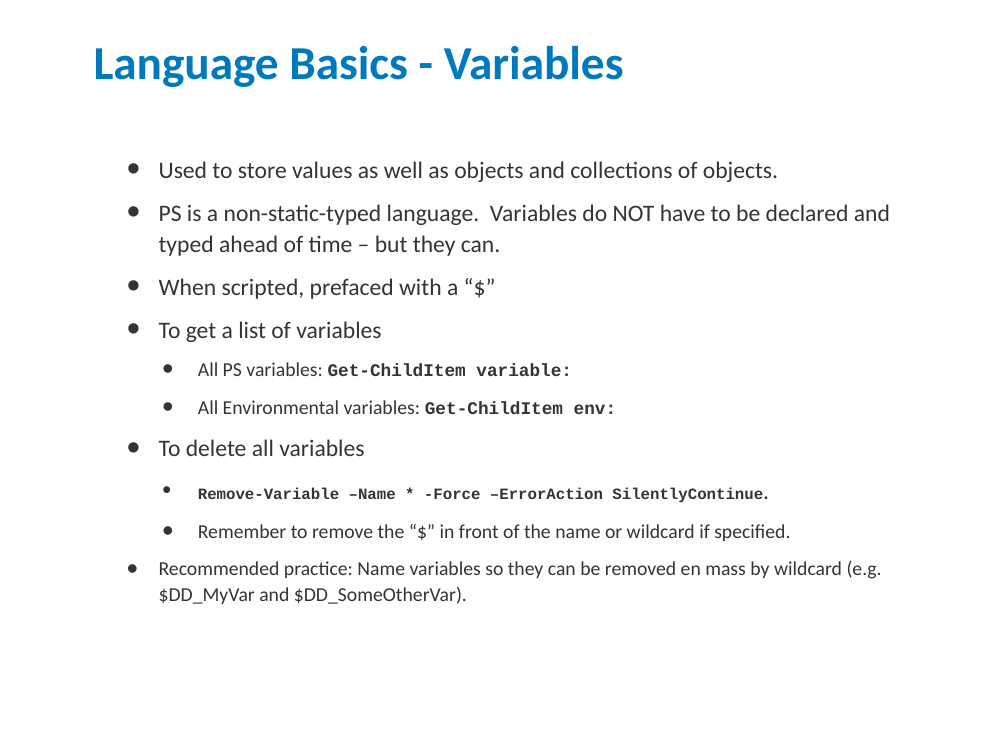
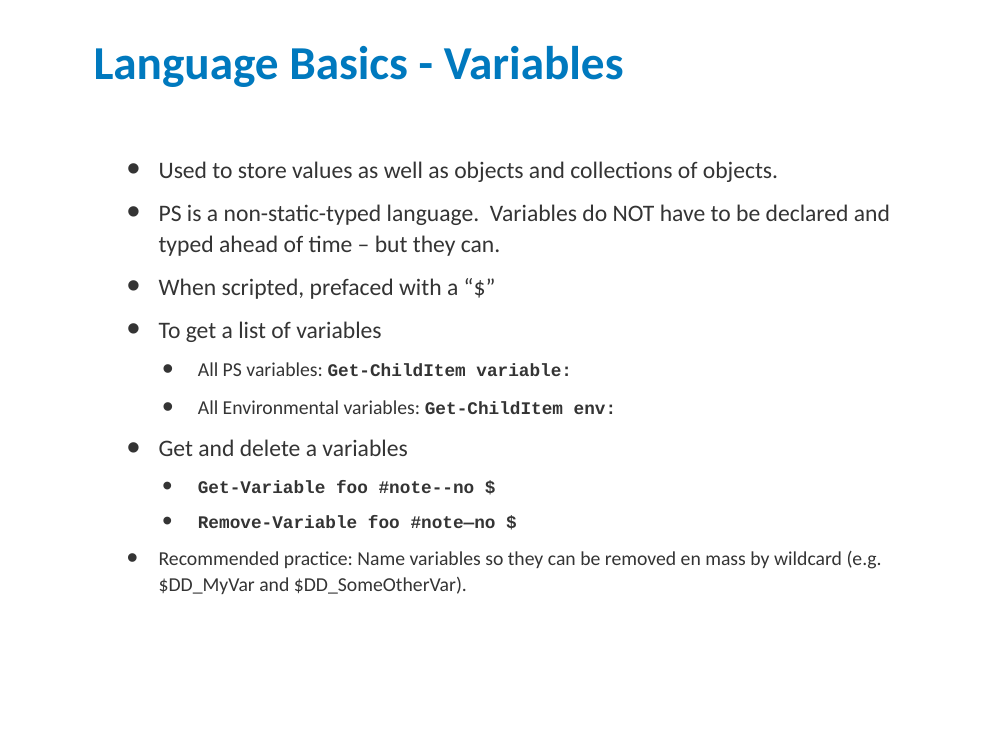
Before and after one commit to jrbirdmanFA/HolyPowerShellBATman, a slide deck: slide 26 of Holy PowerShell, BATman! - Dogfood Edition.pptx (slide 25 before the commit). Drawn at 1008x756 pixels with LibreOffice and Linux fonts; fonts in the diff are those of the drawing; background and template pictures are left out. Boxes give left, top, right and bottom in pixels: in the first picture for what was removed or moved away, otherwise in the second. Text is boxed around its words. In the diff, an @@ line names an element or a change of style, - is before the commit and + after.

```diff
--- a/Holy PowerShell, BATman! - Dogfood Edition.pptx
+++ b/Holy PowerShell, BATman! - Dogfood Edition.pptx
@@ text at [159,439,496,528]: text changed; size 20 to 18 pt; font Calibri to Courier New; bold on @@
-  • To delete all variables
-    • Remove-Variable –Name * -Force –ErrorAction SilentlyContinue.
-    • Remember to remove the “$” in front of the name or wildcard if specified.
+  • Get and delete a variables
+    • Get-Variable foo #note--no $
+    • Remove-Variable foo #note—no $
```
Also in this commit, not shown: 6 other slides changed, 1 slide added.
